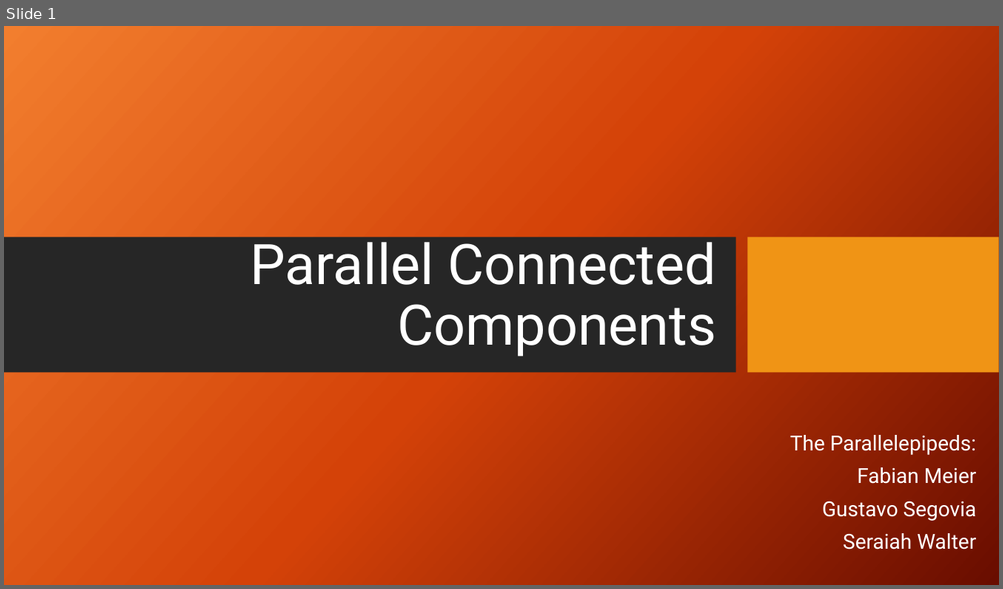
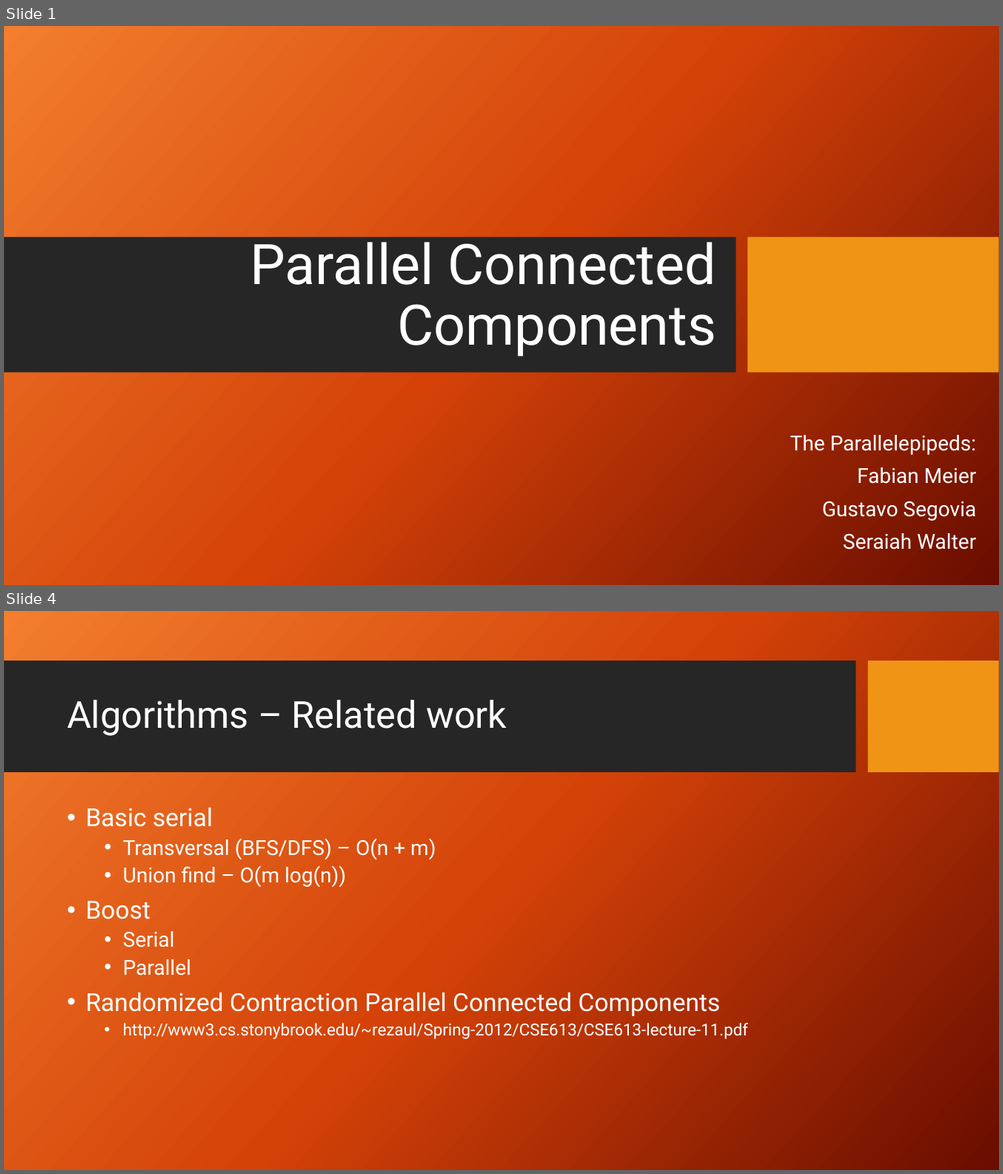
Before and after one commit to Aphlax/Parallelepipeds, a slide deck: FinalPresentation_Parallel Connected Components.pptx. Shown one above the other, each under a label of ours: slide 1 before the commit, slides 1 and 4 after it; the slides between them are not shown. The pictures are 1003x589 and 1003x1174 pixels, drawn with LibreOffice and Linux fonts; fonts in the diff are those of the drawing; background and template pictures are left out. Boxes give left, top, right and bottom in pixels: in the first picture for what was removed or moved away, otherwise in the second. Text is boxed around its words. In the diff, an @@ line names an element or a change of style, - is before the commit and + after.

```diff
--- a/FinalPresentation_Parallel Connected Components.pptx
+++ b/FinalPresentation_Parallel Connected Components.pptx
@@ slide 4 added at bbox=[4, 611, 999, 1170], background picture (left out) @@
@@ rectangle added at bbox=[4, 661, 855, 773], fill #262626 @@
@@ rectangle added at bbox=[868, 661, 999, 773], fill #F09415 @@
@@ title added at bbox=[67, 700, 506, 736], 36 pt, text #FFFFFF @@
+Algorithms – Related work
@@ text added at bbox=[85, 807, 748, 1040], 16 pt, text #FFFFFF @@
+• Basic serial
+  • Transversal (BFS/DFS) – O(n + m)
+  • Union find – O(m log(n))
+• Boost
+  • Serial
+  • Parallel
+• Randomized Contraction Parallel Connected Components
+  • http://www3.cs.stonybrook.edu/~rezaul/Spring-2012/CSE613/CSE613-lecture-11.pdf
```
Also in this commit, not shown: 18 other slides added.
